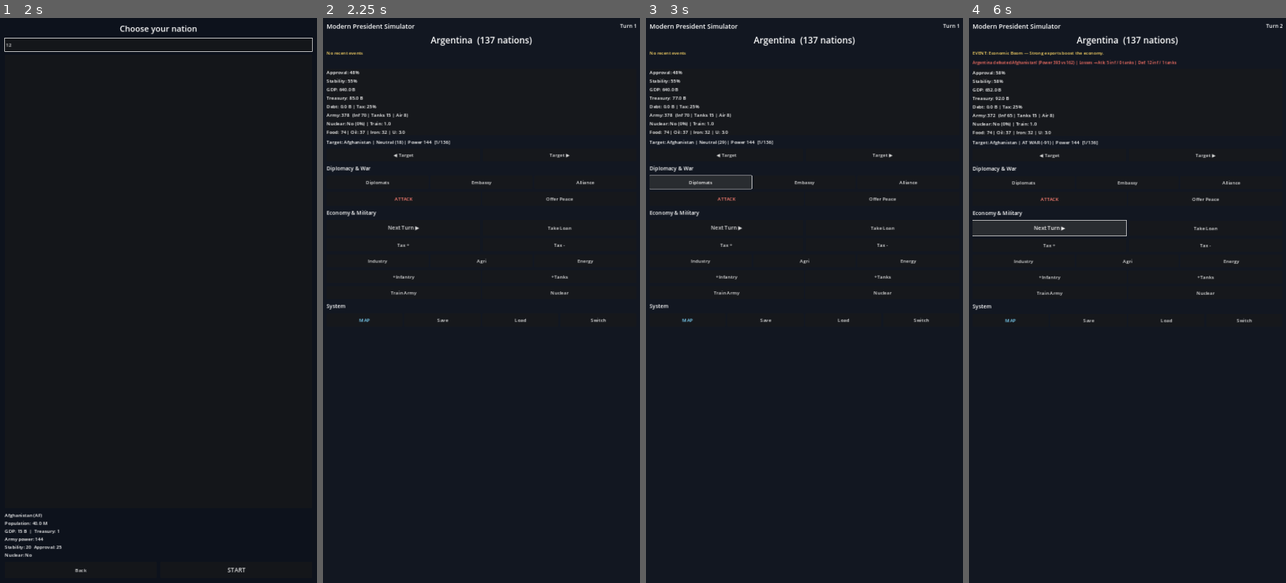
Above: before the commit, frames 1-4 (left to right).
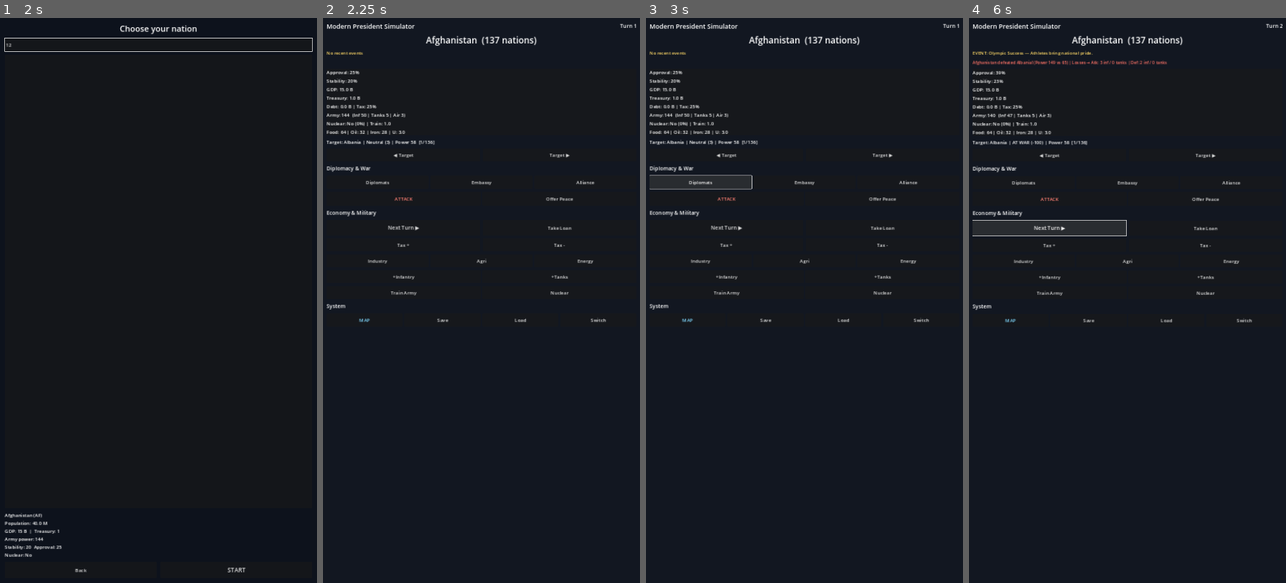
Above: after the commit, the same moments.

Repository: proyecto1095si1-boop/modern-president-simulator
Game: Godot game, scene res://scenes/ui/MainMenu.tscn
Same seed, same stepped clock (60 frames per second), same inputs: the game is played once before the commit and once after it.
Inputs (mouse positions are in pixels of both pictures, inside the frame that each line leads up to):
- Up to frame 1 (2 s): click "NEW GAME" at 0.5 s; click (158, 46) at 1.27 s; type "12" at 1.35 s
- Up to frame 2 (2.25 s): click "START" at 2 s
- Up to frame 3 (3 s): click "Diplomats" at 2.75 s
- Up to frame 4 (6 s): click "ATTACK" at 3.5 s; click "Save" at 4.25 s; click "Load" at 5 s; click "Next Turn ▶" at 5.75 s

Frame 1 is identical in both runs. In frame 2, 0.6% of the frame differs, in the area x 5-68%, y 3-23%; in frame 3, 0.6%; in frame 4, 0.9%, in the area x 2-68%, y 3-23%.
Error in both runs: Invalid assignment of property or key 'alliances' with value of type 'Array' on a base object of type 'RefCounted (Diplomacy)'. (res://scripts/core/GameManager…

Commit message:
GameManager: start country from select screen + religious/ideological victories + cabinet helpers

Diff:
--- a/scripts/core/GameManager.gd
+++ b/scripts/core/GameManager.gd
@@ -1,7 +1,5 @@
 class_name GameManager
 extends Node
-
-## Central controller: full world, turns, events, battles, diplomacy, save/load, AI.
 
 signal turn_started(turn: int)
 signal turn_ended(turn: int)
@@ -13,26 +11,33 @@
 
 var current_turn: int = 1
 var player_country: Country = null
-var countries: Dictionary = {}   # id -> Country
+var countries: Dictionary = {}
 var last_event: String = ""
 var last_battle_report: String = ""
 var game_started: bool = false
 var selected_target_id: String = "BR"
+var minister_candidates: Array = []
 
 const SAVE_PATH := "user://savegame.json"
 
 func _ready() -> void:
 	_create_world()
-	if not player_country and countries.has("AR"):
+	var start_id = "AR"
+	if ProjectSettings.has_setting("game/start_country"):
+		start_id = str(ProjectSettings.get_setting("game/start_country"))
+	if countries.has(start_id):
+		select_country(start_id)
+	elif countries.has("AR"):
 		select_country("AR")
-	elif not player_country and countries.size() > 0:
+	elif countries.size() > 0:
 		select_country(countries.keys()[0])
+	minister_candidates = Cabinet.generate_candidates()
 	print("[GameManager] World ready with %d countries" % countries.size())
 
 func _create_world() -> void:
 	countries = WorldData.load_countries()
 	if countries.is_empty():
-		push_error("GameManager: no countries loaded — check data/countries.json")
+		push_error("GameManager: no countries loaded")
 
 func select_country(id: String) -> bool:
 	if not countries.has(id):
@@ -40,13 +45,12 @@
 	player_country = countries[id]
 	game_started = true
 	_setup_player_relations()
-	# Default target: first other country
 	var others = get_other_countries()
 	if not others.is_empty():
 		selected_target_id = others[0].id
+	minister_candidates = Cabinet.generate_candidates()
 	country_selected.emit(player_country)
 	player_stats_updated.emit()
-	print("[GameManager] Selected nation: %s (%s)" % [player_country.name, player_country.id])
 	return true
 
 func _setup_player_relations() -> void:
@@ -65,7 +69,6 @@
 	return list
 
 func get_playable_ids() -> Array[String]:
-	# All countries are playable
 	var ids: Array[String] = []
 	for id in countries.keys():
 		ids.append(id)
@@ -87,6 +90,27 @@
 
 func get_target() -> Country:
 	return countries.get(selected_target_id, null)
+
+func hire_first_available_minister() -> String:
+	if not player_country:
+		return "No country"
+	for cand in minister_candidates:
+		if cand is Minister and not player_country.cabinet.has_role(cand.role):
+			if player_country.economy.treasury < cand.salary * 2.0:
+				return "Need more treasury to hire"
+			player_country.economy.treasury -= cand.salary
+			player_country.cabinet.hire(cand)
+			player_stats_updated.emit()
+			return "Hired %s as %s (skill %.1f)" % [cand.display_name, cand.role_name(), cand.skill]
+	return "Cabinet full or no candidates"
+
+func invest_development(sector: String) -> bool:
+	if not player_country:
+		return false
+	var ok = player_country.development.invest(sector, 12.0, player_country.economy)
+	if ok:
+		player_stats_updated.emit()
+	return ok
 
 func next_turn() -> void:
 	if not player_country:
@@ -113,14 +137,16 @@
 	last_battle_report = result.report
 	battle_report.emit(result.report)
 	player_stats_updated.emit()
-	print("[BATTLE] %s" % result.report)
 	return result.report
 
 func diplomats_to_target() -> bool:
 	var t = get_target()
 	if not t or not player_country:
 		return false
+	var bonus = player_country.cabinet.skill_of(Minister.Role.FOREIGN)
 	var ok = player_country.diplomacy.send_diplomats(t.id, player_country.economy)
+	if ok and bonus > 1.0:
+		player_country.diplomacy.improve_relation(t.id, (bonus - 1.0) * 3.0)
 	if ok:
 		player_stats_updated.emit()
 	return ok
@@ -170,122 +196,90 @@
 		{"title": "Refugee Crisis", "desc": "Influx of refugees strains resources.", "effect": "refugees"},
 		{"title": "Cyber Attack", "desc": "Critical infrastructure was attacked.", "effect": "cyber"},
 		{"title": "Olympic Success", "desc": "Athletes bring national pride.", "effect": "olympics"},
+		{"title": "Earthquake", "desc": "Natural disaster damages infrastructure.", "effect": "quake"},
 	]
 	var e = events[randi() % events.size()]
 	last_event = e.title + ": " + e.desc
 	_apply_event(e.effect)
 	event_occurred.emit(e.title, e.desc)
-	print("[EVENT] %s - %s" % [e.title, e.desc])
 
 func _apply_event(effect: String) -> void:
 	var c = player_country
 	match effect:
 		"boom":
-			c.economy.gdp += 12.0
-			c.economy.treasury += 15.0
-			c.approval = minf(c.approval + 4.0, 100.0)
+			c.economy.gdp += 12.0; c.economy.treasury += 15.0; c.approval = minf(c.approval + 4.0, 100.0)
 		"drought":
-			c.economy.food = maxf(c.economy.food - 30.0, 0.0)
-			c.economy.agriculture_level = maxf(c.economy.agriculture_level - 0.1, 0.5)
-			c.stability = maxf(c.stability - 5.0, 0.0)
+			c.economy.food = maxf(c.economy.food - 30.0, 0.0); c.stability = maxf(c.stability - 5.0, 0.0)
 		"oil":
-			c.economy.oil += 40.0
-			c.economy.energy_level += 0.25
-			c.economy.treasury += 10.0
+			c.economy.oil += 40.0; c.economy.energy_level += 0.25; c.economy.treasury += 10.0
 		"protests":
-			c.approval = maxf(c.approval - 8.0, 0.0)
-			c.stability = maxf(c.stability - 6.0, 0.0)
+			c.approval = maxf(c.approval - 8.0, 0.0); c.stability = maxf(c.stability - 6.0, 0.0)
 		"tech":
-			c.economy.science_level += 0.2
-			c.approval = minf(c.approval + 3.0, 100.0)
+			c.economy.science_level += 0.2; c.development.science += 0.1
 		"fdi":
-			c.economy.industry_level += 0.15
-			c.economy.treasury += 18.0
+			c.economy.industry_level += 0.15; c.economy.treasury += 18.0
 		"drill":
-			c.military.training_level = minf(c.military.training_level + 0.15, 3.5)
-			c.military._recalculate_power()
+			c.military.training_level = minf(c.military.training_level + 0.15, 3.5); c.military._recalculate_power()
 		"scandal":
-			c.approval = maxf(c.approval - 10.0, 0.0)
-			c.stability = maxf(c.stability - 4.0, 0.0)
+			var mit = 1.0 - (c.cabinet.skill_of(Minister.Role.JUSTICE) - 1.0) * 0.2
+			c.approval = maxf(c.approval - 10.0 * mit, 0.0)
 		"trade":
-			c.economy.treasury += 12.0
-			c.economy.gdp += 5.0
+			c.economy.treasury += 12.0; c.economy.gdp += 5.0
 		"refugees":
-			c.population += 0.3
-			c.economy.food = maxf(c.economy.food - 15.0, 0.0)
-			c.stability = maxf(c.stability - 3.0, 0.0)
+			c.population += 0.3; c.economy.food = maxf(c.economy.food - 15.0, 0.0)
 		"cyber":
 			c.economy.gdp = maxf(c.economy.gdp - 8.0, 5.0)
-			c.stability = maxf(c.stability - 4.0, 0.0)
 		"olympics":
-			c.approval = minf(c.approval + 8.0, 100.0)
-			c.stability = minf(c.stability + 3.0, 100.0)
+			c.approval = minf(c.approval + 8.0, 100.0); c.development.sports += 0.15
+		"quake":
+			c.development.infrastructure = maxf(c.development.infrastructure - 0.2, 0.5)
+			c.economy.treasury = maxf(c.economy.treasury - 20.0, 0.0)
+			c.stability = maxf(c.stability - 8.0, 0.0)
 
 func _check_victory() -> void:
 	if not player_country:
 		return
 	var c = player_country
 	if c.economy.gdp >= 8000.0 and c.economy.treasury >= 1500.0:
-		victory_achieved.emit("economic", "Economic Superpower! Your nation dominates world markets.")
+		victory_achieved.emit("economic", "Economic Superpower!")
 	if c.military.total_power >= 15000.0:
-		victory_achieved.emit("military", "Military Hegemony! No nation can challenge your army.")
-	if c.stability >= 90.0 and c.approval >= 85.0 and current_turn >= 40:
-		victory_achieved.emit("ideological", "Perfect Society! Your model is admired worldwide.")
+		victory_achieved.emit("military", "Military Hegemony!")
+	if c.development.religion_influence >= 95.0 and current_turn >= 30:
+		victory_achieved.emit("religious", "Your faith spans the globe!")
+	if c.development.ideology_score >= 95.0 and c.stability >= 85.0 and current_turn >= 35:
+		victory_achieved.emit("ideological", "Perfect Society achieved!")
+	if c.stability >= 90.0 and c.approval >= 85.0 and current_turn >= 50:
+		victory_achieved.emit("legacy", "Beloved leader of a golden age.")
 
 func save_game() -> bool:
 	if not player_country:
 		return false
-	var data = {
-		"version": 3,
-		"turn": current_turn,
-		"player_id": player_country.id,
-		"target": selected_target_id,
-		"countries": {}
-	}
+	var data = {"version": 4, "turn": current_turn, "player_id": player_country.id, "target": selected_target_id, "countries": {}}
 	for id in countries.keys():
 		var c: Country = countries[id]
 		data.countries[id] = {
-			"name": c.name,
-			"population": c.population,
-			"stability": c.stability,
-			"approval": c.approval,
-			"gdp": c.economy.gdp,
-			"treasury": c.economy.treasury,
-			"tax_rate": c.economy.tax_rate,
-			"debt": c.economy.debt,
-			"food": c.economy.food,
-			"oil": c.economy.oil,
-			"iron": c.economy.iron,
-			"uranium": c.economy.uranium,
-			"industry": c.economy.industry_level,
-			"agriculture": c.economy.agriculture_level,
-			"energy": c.economy.energy_level,
-			"science": c.economy.science_level,
-			"infantry": c.military.infantry,
-			"tanks": c.military.tanks,
-			"aircraft": c.military.aircraft,
-			"navy": c.military.navy,
-			"training": c.military.training_level,
-			"nuclear": c.military.nuclear_progress,
-			"has_nuke": c.military.has_nuclear_weapons,
-			"relations": c.diplomacy.relations.duplicate(),
-			"alliances": c.diplomacy.alliances.duplicate(),
-			"at_war": c.diplomacy.at_war_with.duplicate(),
+			"population": c.population, "stability": c.stability, "approval": c.approval,
+			"gdp": c.economy.gdp, "treasury": c.economy.treasury, "tax_rate": c.economy.tax_rate, "debt": c.economy.debt,
+			"food": c.economy.food, "oil": c.economy.oil, "iron": c.economy.iron, "uranium": c.economy.uranium,
+			"industry": c.economy.industry_level, "agriculture": c.economy.agriculture_level,
+			"energy": c.economy.energy_level, "science": c.economy.science_level,
+			"infantry": c.military.infantry, "tanks": c.military.tanks, "aircraft": c.military.aircraft, "navy": c.military.navy,
+			"training": c.military.training_level, "nuclear": c.military.nuclear_progress, "has_nuke": c.military.has_nuclear_weapons,
+			"relations": c.diplomacy.relations.duplicate(), "alliances": c.diplomacy.alliances.duplicate(), "at_war": c.diplomacy.at_war_with.duplicate(),
+			"edu": c.development.education, "infra": c.development.infrastructure, "cult": c.development.culture,
+			"just": c.development.justice, "rel": c.development.religion_influence, "ideo": c.development.ideology_score,
 		}
 	var file = FileAccess.open(SAVE_PATH, FileAccess.WRITE)
 	if not file:
 		return false
 	file.store_string(JSON.stringify(data))
 	file.close()
-	print("[SAVE] Game saved (%d countries)." % countries.size())
 	return true
 
 func load_game() -> bool:
 	if not FileAccess.file_exists(SAVE_PATH):
 		return false
 	var file = FileAccess.open(SAVE_PATH, FileAccess.READ)
-	if not file:
-		return false
 	var data = JSON.parse_string(file.get_as_text())
 	file.close()
 	if typeof(data) != TYPE_DICTIONARY:
@@ -293,11 +287,11 @@
 	_create_world()
 	current_turn = int(data.get("turn", 1))
 	selected_target_id = str(data.get("target", "BR"))
-	var saved_countries: Dictionary = data.get("countries", {})
-	for id in saved_countries.keys():
+	var saved: Dictionary = data.get("countries", {})
+	for id in saved.keys():
 		if not countries.has(id):
 			continue
-		var s: Dictionary = saved_countries[id]
+		var s: Dictionary = saved[id]
 		var c: Country = countries[id]
 		c.population = float(s.get("population", c.population))
 		c.stability = float(s.get("stability", 50))
@@ -325,9 +319,13 @@
 		c.diplomacy.relations = s.get("relations", {})
 		c.diplomacy.alliances = s.get("alliances", [])
 		c.diplomacy.at_war_with = s.get("at_war", [])
-	var pid = str(data.get("player_id", "AR"))
-	select_country(pid)
-	print("[LOAD] Game loaded at turn %d with %d countries" % [current_turn, countries.size()])
+		c.development.education = float(s.get("edu", 1))
+		c.development.infrastructure = float(s.get("infra", 1))
+		c.development.culture = float(s.get("cult", 1))
+		c.development.justice = float(s.get("just", 1))
+		c.development.religion_influence = float(s.get("rel", 30))
+		c.development.ideology_score = float(s.get("ideo", 50))
+	select_country(str(data.get("player_id", "AR")))
 	player_stats_updated.emit()
 	return true
 
@@ -335,12 +333,6 @@
 	var c = player_country
 	if not c:
 		return
-	print("Country: %s | Turn: %d | World: %d nations" % [c.name, current_turn, countries.size()])
-	print("  Pop: %.1f M | Stability: %.1f | Approval: %.1f" % [c.population, c.stability, c.approval])
-	print("  GDP: %.1f | Treasury: %.1f | Tax: %.0f%% | Debt: %.1f" % [c.economy.gdp, c.economy.treasury, c.economy.tax_rate * 100, c.economy.debt])
-	print("  Army Power: %.0f | Nuclear: %s (%.0f%%)" % [c.military.total_power, str(c.military.has_nuclear_weapons), c.military.nuclear_progress])
-	print("  Resources → Food: %.0f | Oil: %.0f | Iron: %.0f | Uranium: %.1f" % [c.economy.food, c.economy.oil, c.economy.iron, c.economy.uranium])
-	if last_event != "":
-		print("  Last Event: %s" % last_event)
-	if last_battle_report != "":
-		print("  Last Battle: %s" % last_battle_report)
+	print("Country: %s | Turn: %d" % [c.name, current_turn])
+	print("  Dev: %s" % c.development.summary_line())
+	print("  Cabinet posts: %d | Salary/turn: %.1f" % [c.cabinet.ministers.size(), c.cabinet.total_salary()])
